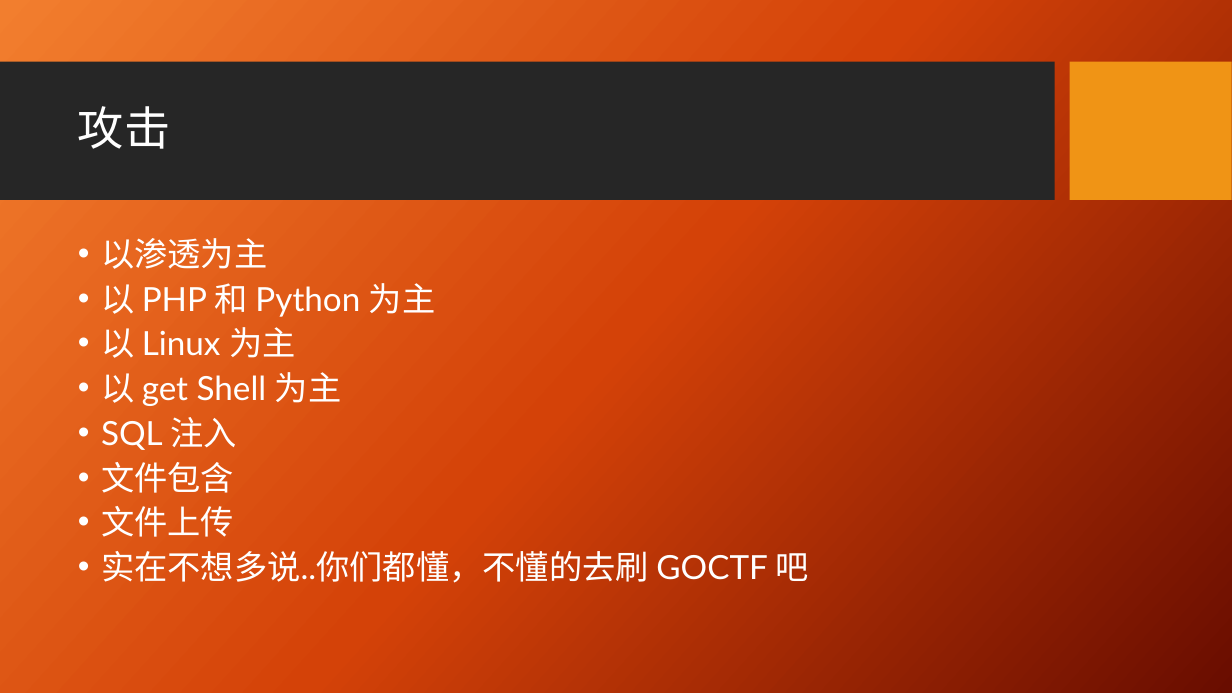
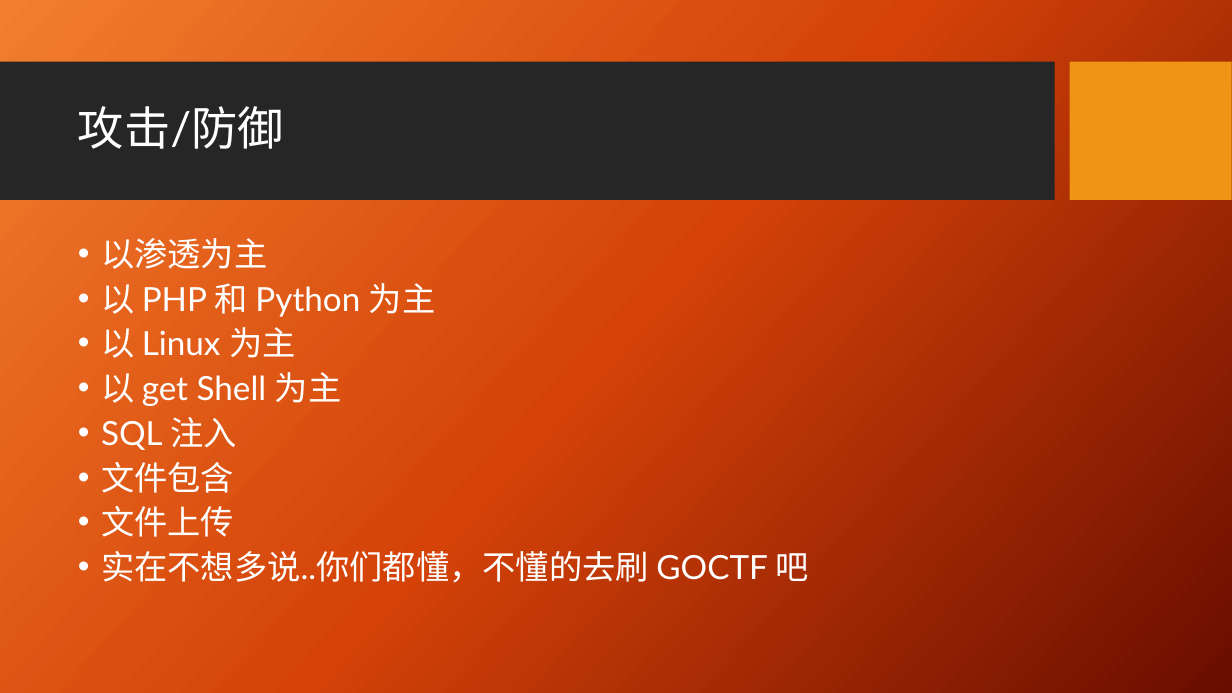
Before and after one commit to zzfly256/CTF-AWD-demo, a slide deck: slide 5 of CTF AWD.pptx (slide 3 before the commit). Drawn at 1232x693 pixels with LibreOffice and Linux fonts; fonts in the diff are those of the drawing; background and template pictures are left out. Boxes give left, top, right and bottom in pixels: in the first picture for what was removed or moved away, otherwise in the second. Text is boxed around its words. In the diff, an @@ line names an element or a change of style, - is before the commit and + after.

```diff
--- a/CTF AWD.pptx
+++ b/CTF AWD.pptx
@@ title at (x1=78, y1=106, x2=284, y2=149): text changed @@
-攻击
+攻击/防御
```
Also in this commit, not shown: 2 other slides changed, 10 slides added, 23 other files.
